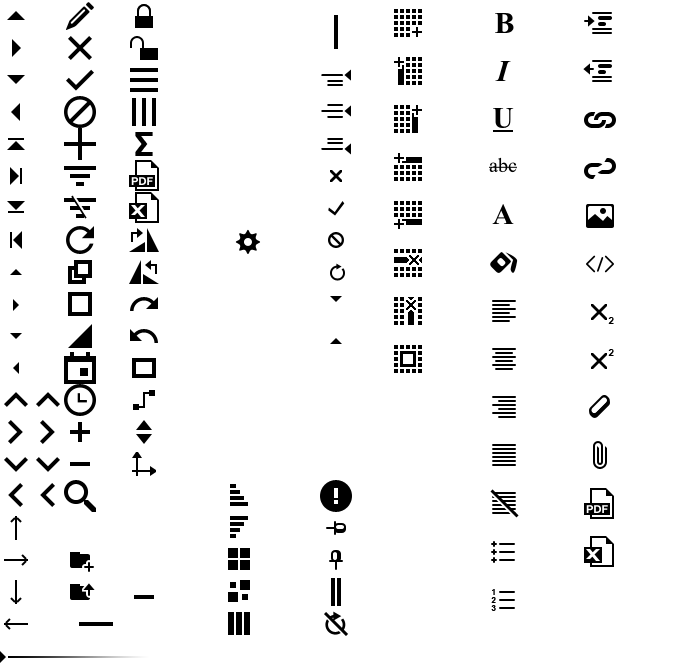
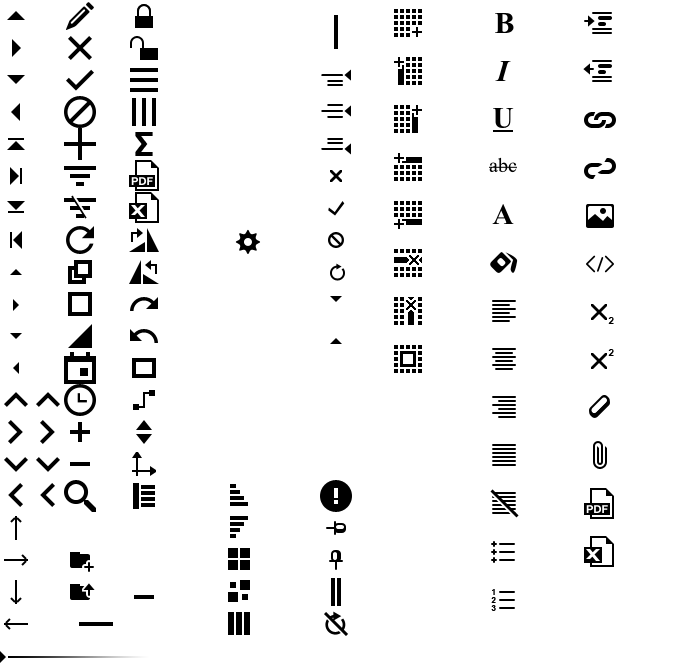
Layers edited between the first and the second 680 × 672 image:
added layer "sidebar-toggle" above "dimension hover" over [133, 483, 155, 509]
